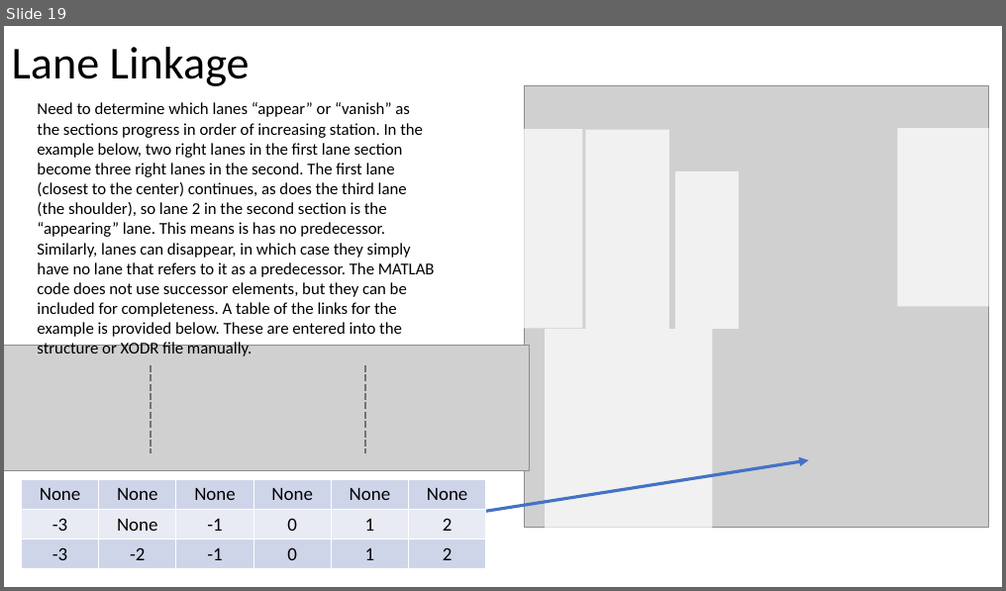
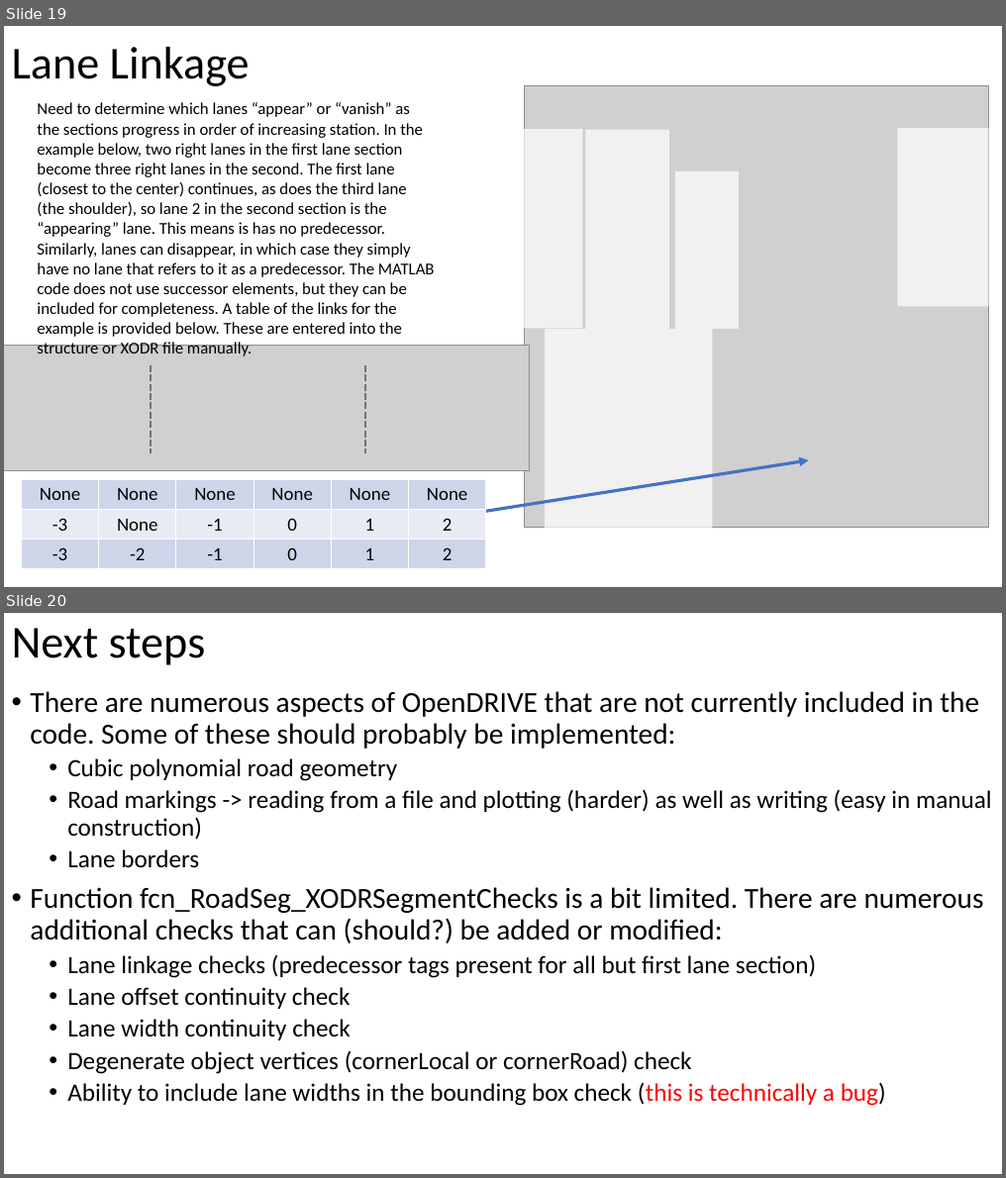
Before and after one commit to ivsg-psu/PathPlanning_MapTools_ParseXODR, a slide deck: Documents/OpenDRIVE-MATLAB.pptx. Shown one above the other, each under a label of ours: slide 19 before the commit, slides 19 and 20 after it. The pictures are 1006x591 and 1006x1178 pixels, drawn with LibreOffice and Linux fonts; fonts in the diff are those of the drawing; grey boxes stand for pictures. Boxes give left, top, right and bottom in pixels: in the first picture for what was removed or moved away, otherwise in the second. Text is boxed around its words. In the diff, an @@ line names an element or a change of style, - is before the commit and + after.

```diff
--- a/Documents/OpenDRIVE-MATLAB.pptx
+++ b/Documents/OpenDRIVE-MATLAB.pptx
@@ slide 20 added at [4,613,1002,1174], background #FFFFFF @@
@@ title added at [12,628,206,665], 44 pt, text #000000 @@
+Next steps
@@ text added at [30,691,992,1106], 24 pt, text #000000 @@
+• There are numerous aspects of OpenDRIVE that are not currently included in the code. Some of these should probably be implemented:
+  • Cubic polynomial road geometry
+  • Road markings -> reading from a file and plotting (harder) as well as writing (easy in manual construction)
+  • Lane borders
+• Function fcn_RoadSeg_XODRSegmentChecks is a bit limited. There are numerous additional checks that can (should?) be added or modified:
+  • Lane linkage checks (predecessor tags present for all but first lane section)
+  • Lane offset continuity check
+  • Lane width continuity check
+  • Degenerate object vertices (cornerLocal or cornerRoad) check
+  • Ability to include lane widths in the bounding box check (this is technically a bug)
```
Also in this commit, not shown: 8 other files.
